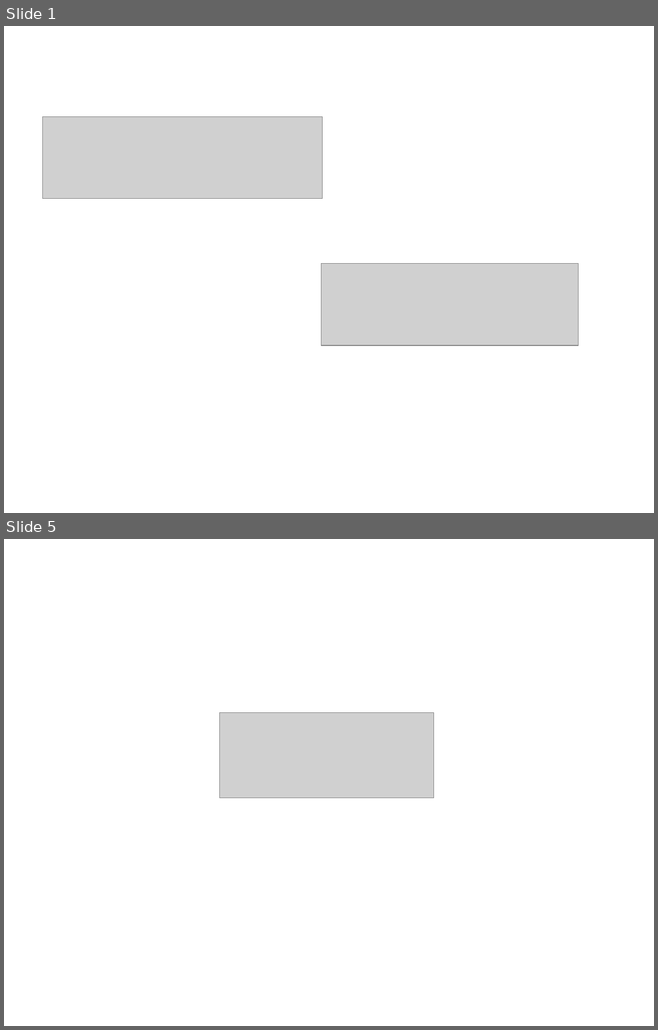
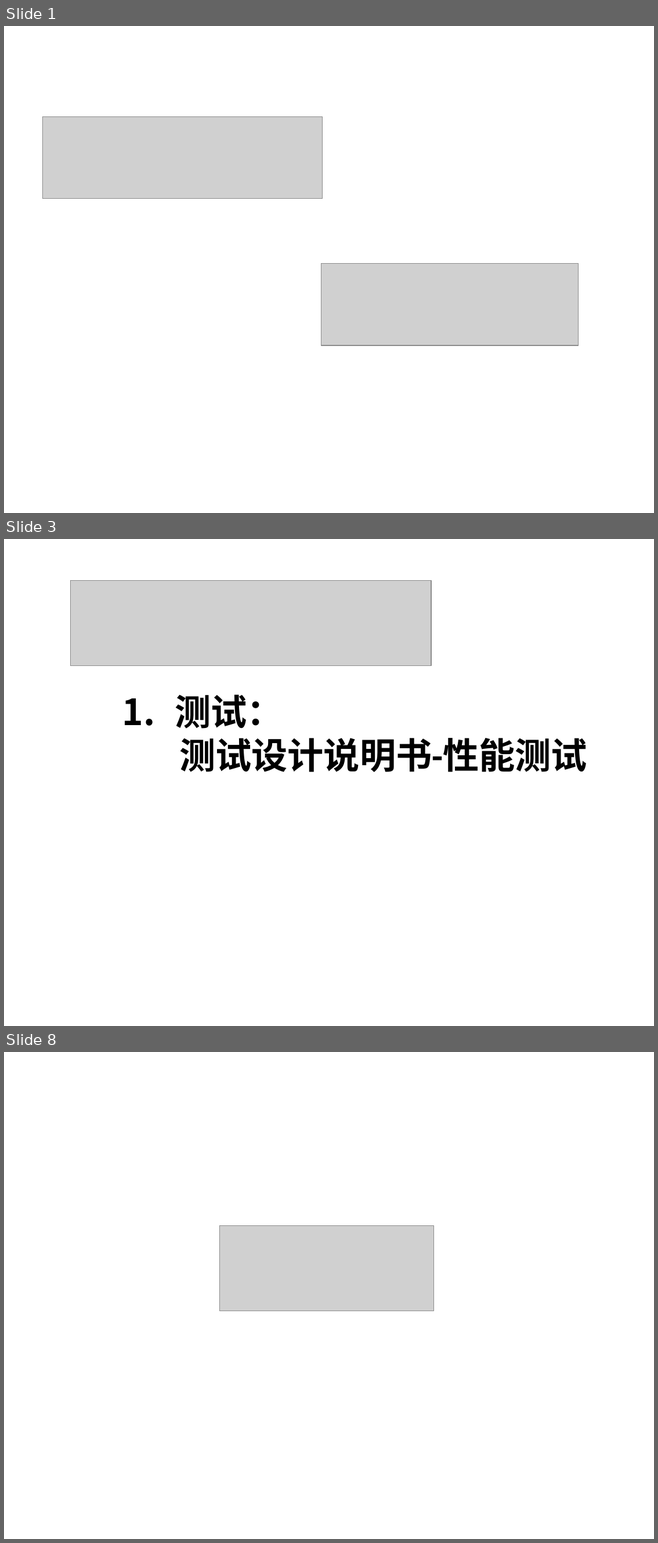
Before and after one commit to yaxing/sherry-forus, a slide deck: 项目相关文档/Sherry/项目监控/项目进展报告/项目报告_2009-12-03_Forus.ppt. Shown one above the other, each under a label of ours: slides 1 and 5 before the commit, slides 1, 3 and 8 after it; the slides between them are not shown. The pictures are 658x1030 and 658x1543 pixels, drawn with LibreOffice and Linux fonts; fonts in the diff are those of the drawing; grey boxes stand for pictures; background and template pictures are left out. Boxes give left, top, right and bottom in pixels: in the first picture for what was removed or moved away, otherwise in the second. Text is boxed around its words. In the diff, an @@ line names an element or a change of style, - is before the commit and + after.

```diff
--- a/项目相关文档/Sherry/项目监控/项目进展报告/项目报告_2009-12-03_Forus.ppt
+++ b/项目相关文档/Sherry/项目监控/项目进展报告/项目报告_2009-12-03_Forus.ppt
@@ slide 3 added at <box>4,539,654,1026</box>, background picture (left out) @@
@@ picture added at <box>70,581,431,665</box> @@
@@ text added at <box>175,694,587,772</box>, 40 pt, text #000000, bold @@
+1. 测试：
+测试设计说明书-性能测试
@@ what was slide 5 is now slide 8 @@
```
Also in this commit, not shown: 2 slides changed, 3 other slides added, 1 slide removed.
